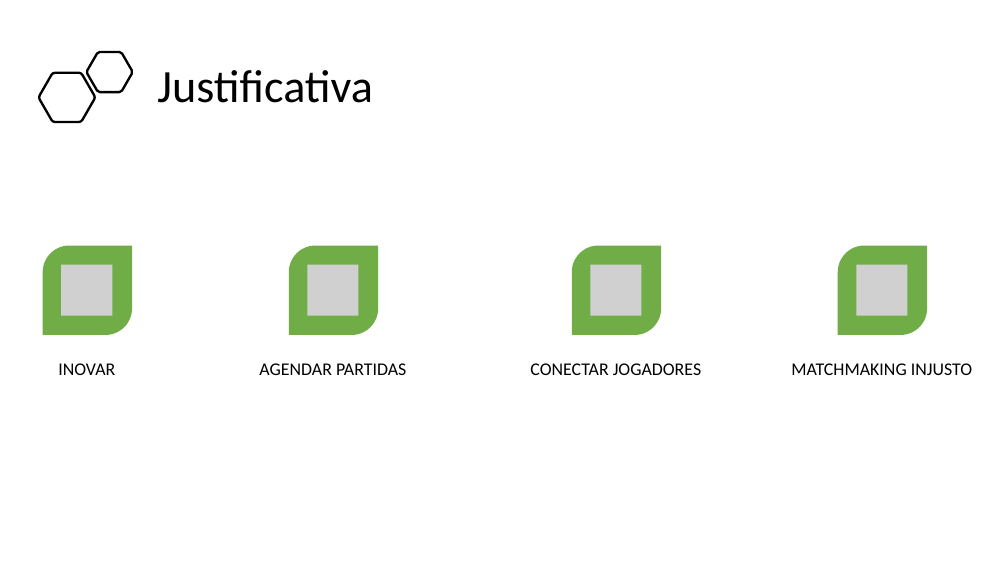
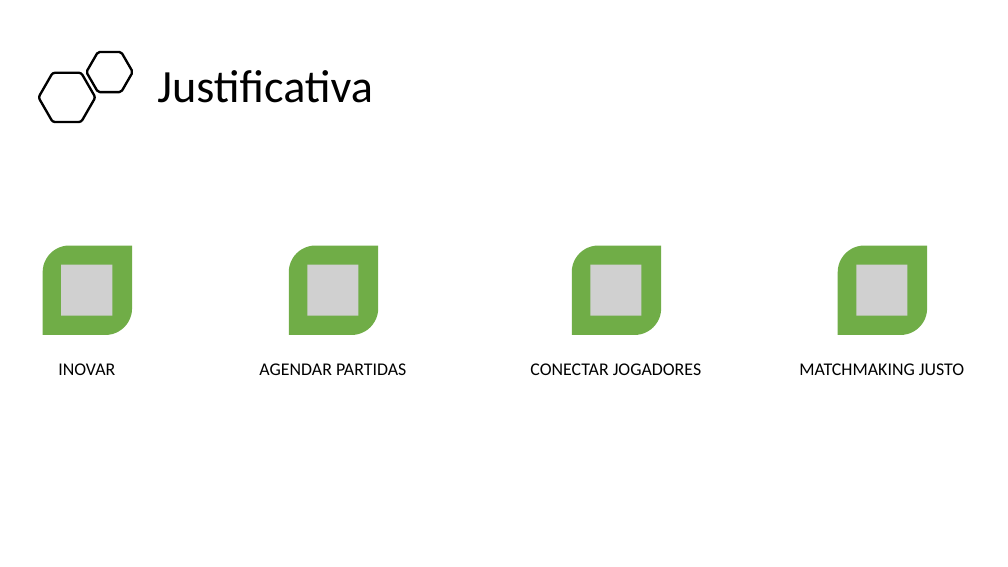
Before and after one commit to BandTec/project-hunter, a slide deck: slide 3 of Documentação/Apresentação - Sprint 2.pptx. Drawn at 1008x567 pixels with LibreOffice and Linux fonts; fonts in the diff are those of the drawing; grey boxes stand for pictures. Boxes give left, top, right and bottom in pixels: in the first picture for what was removed or moved away, otherwise in the second. Text is boxed around its words. In the diff, an @@ line names an element or a change of style, - is before the commit and + after.

```diff
--- a/Documentação/Apresentação - Sprint 2.pptx
+++ b/Documentação/Apresentação - Sprint 2.pptx
@@ text at box(799, 363, 964, 375): text changed @@
-MATCHMAKING INJUSTO
+MATCHMAKING JUSTO
```
Also in this commit, not shown: 1 other slide changed, 2 other files.
